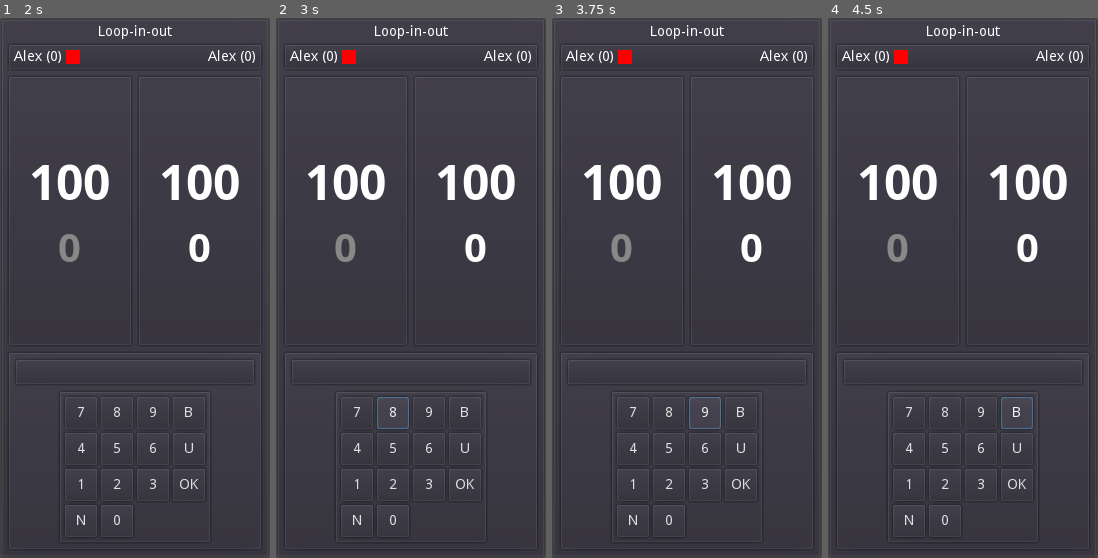
Above: before the commit, frames 1-4 (left to right).
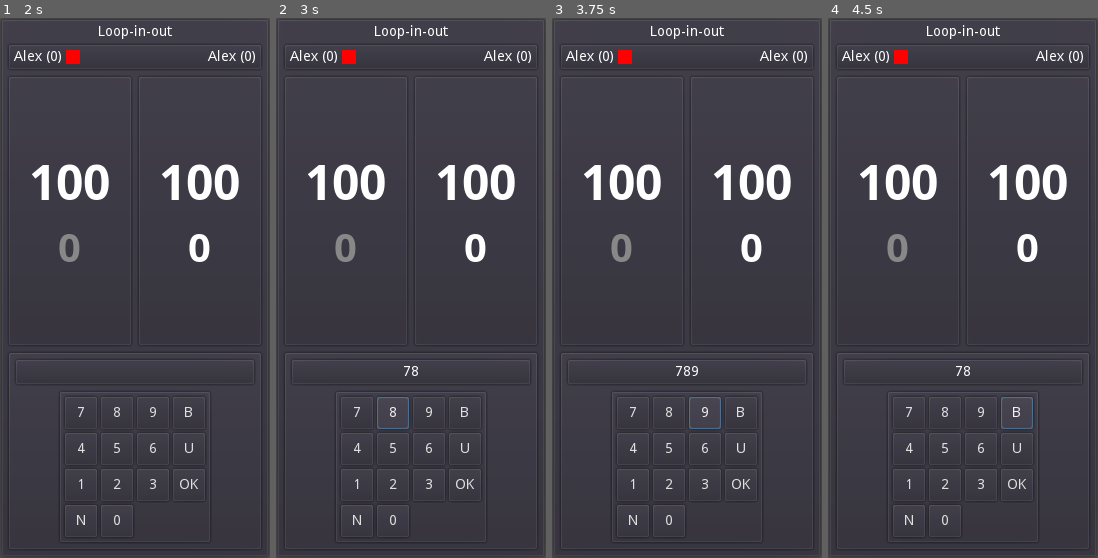
Above: after the commit, the same moments.

Repository: Kiel97/ideal-fortnight
Game: Godot game, scene res://Main.tscn
The game is run twice, just before and just after one commit, with the same random seed, the same clock (stepped at 60 frames per second) and the same inputs.
Inputs (mouse positions are in pixels of both pictures, inside the frame that each line leads up to):
- Up to frame 1 (2 s): click (164, 147) at 0.52 s; type "Alex" at 0.6 s; click (164, 185) at 0.75 s; type "Alex" at 0.83 s; click "Start" at 1.25 s
- Up to frame 2 (3 s): click "7" at 2 s; click "8" at 2.75 s
- Up to frame 3 (3.75 s): click "9" at 3.5 s
- Up to frame 4 (4.5 s): click "B" at 4.25 s

Frame 1 is identical in both runs. In frame 2, less than 0.1% of the frame differs, in the area x 47-53%, y 64-67%; in frame 3, less than 0.1%, in the area x 45-55%, y 64-67%; in frame 4, less than 0.1%.

Commit message:
Keyboard logic

Diff:
--- a/LoopInOut/Game.tscn
+++ b/LoopInOut/Game.tscn
@@ -1,8 +1,9 @@
-[gd_scene load_steps=4 format=2]
+[gd_scene load_steps=5 format=2]
 
 [ext_resource path="res://Game.gd" type="Script" id=1]
 [ext_resource path="res://remaining_font.tres" type="DynamicFont" id=2]
 [ext_resource path="res://target_font.tres" type="DynamicFont" id=3]
+[ext_resource path="res://TargetPanel.gd" type="Script" id=4]
 
 [node name="Game" type="Control"]
 anchor_right = 1.0
@@ -136,6 +137,7 @@
 margin_top = 326.0
 margin_right = 256.0
 margin_bottom = 526.0
+script = ExtResource( 4 )
 
 [node name="VBoxContainer" type="VBoxContainer" parent="PanelContainer/VBoxContainer/TargetPanel"]
 margin_left = 7.0
@@ -156,7 +158,6 @@
 align = 1
 
 [node name="Keypad" type="PanelContainer" parent="PanelContainer/VBoxContainer/TargetPanel/VBoxContainer"]
-editor/display_folded = true
 margin_left = 44.0
 margin_top = 32.0
 margin_right = 198.0
@@ -329,3 +330,17 @@
 margin_bottom = 132.0
 rect_min_size = Vector2( 64, 64 )
 text = "3"
+[connection signal="pressed" from="PanelContainer/VBoxContainer/TargetPanel/VBoxContainer/Keypad/GridContainer/SevenButton" to="PanelContainer/VBoxContainer/TargetPanel" method="_on_SevenButton_pressed"]
+[connection signal="pressed" from="PanelContainer/VBoxContainer/TargetPanel/VBoxContainer/Keypad/GridContainer/EightButton" to="PanelContainer/VBoxContainer/TargetPanel" method="_on_EightButton_pressed"]
+[connection signal="pressed" from="PanelContainer/VBoxContainer/TargetPanel/VBoxContainer/Keypad/GridContainer/NineButton" to="PanelContainer/VBoxContainer/TargetPanel" method="_on_NineButton_pressed"]
+[connection signal="pressed" from="PanelContainer/VBoxContainer/TargetPanel/VBoxContainer/Keypad/GridContainer/BackspaceButton" to="PanelContainer/VBoxContainer/TargetPanel" method="_on_BackspaceButton_pressed"]
+[connection signal="pressed" from="PanelContainer/VBoxContainer/TargetPanel/VBoxContainer/Keypad/GridContainer/FourButton" to="PanelContainer/VBoxContainer/TargetPanel" method="_on_FourButton_pressed"]
+[connection signal="pressed" from="PanelContainer/VBoxContainer/TargetPanel/VBoxContainer/Keypad/GridContainer/FiveButton" to="PanelContainer/VBoxContainer/TargetPanel" method="_on_FiveButton_pressed"]
+[connection signal="pressed" from="PanelContainer/VBoxContainer/TargetPanel/VBoxContainer/Keypad/GridContainer/SixButton" to="PanelContainer/VBoxContainer/TargetPanel" method="_on_SixButton_pressed"]
+[connection signal="pressed" from="PanelContainer/VBoxContainer/TargetPanel/VBoxContainer/Keypad/GridContainer/UndoButton" to="PanelContainer/VBoxContainer/TargetPanel" method="_on_UndoButton_pressed"]
+[connection signal="pressed" from="PanelContainer/VBoxContainer/TargetPanel/VBoxContainer/Keypad/GridContainer/OneButton" to="PanelContainer/VBoxContainer/TargetPanel" method="_on_OneButton_pressed"]
+[connection signal="pressed" from="PanelContainer/VBoxContainer/TargetPanel/VBoxContainer/Keypad/GridContainer/TwoButton" to="PanelContainer/VBoxContainer/TargetPanel" method="_on_TwoButton_pressed"]
+[connection signal="pressed" from="PanelContainer/VBoxContainer/TargetPanel/VBoxContainer/Keypad/GridContainer/ThreeButton" to="PanelContainer/VBoxContainer/TargetPanel" method="_on_ThreeButton_pressed"]
+[connection signal="pressed" from="PanelContainer/VBoxContainer/TargetPanel/VBoxContainer/Keypad/GridContainer/OKButton" to="PanelContainer/VBoxContainer/TargetPanel" method="_on_OKButton_pressed"]
+[connection signal="pressed" from="PanelContainer/VBoxContainer/TargetPanel/VBoxContainer/Keypad/GridContainer/NoScoreButton" to="PanelContainer/VBoxContainer/TargetPanel" method="_on_NoScoreButton_pressed"]
+[connection signal="pressed" from="PanelContainer/VBoxContainer/TargetPanel/VBoxContainer/Keypad/GridContainer/ZeroButton" to="PanelContainer/VBoxContainer/TargetPanel" method="_on_ZeroButton_pressed"]
--- /dev/null
+++ b/LoopInOut/TargetPanel.gd
@@ -0,0 +1,70 @@
+extends PanelContainer
+
+signal entered_value(value)
+
+onready var target_value : Label = $VBoxContainer/PanelContainer/InsertedValueLabel
+
+var keyboard_value : String = ""
+
+func insert_digit(digit : String) -> void:
+	if keyboard_value == "0":
+		keyboard_value = digit
+	elif keyboard_value.length() < 3:
+		keyboard_value += digit
+	update_label()
+
+func clear_label() -> void:
+	keyboard_value = ""
+	update_label()
+
+func update_label() -> void:
+	target_value.text = keyboard_value
+
+func _on_OneButton_pressed() -> void:
+	insert_digit("1")
+
+func _on_TwoButton_pressed() -> void:
+	insert_digit("2")
+
+func _on_ThreeButton_pressed() -> void:
+	insert_digit("3")
+
+func _on_FourButton_pressed() -> void:
+	insert_digit("4")
+
+func _on_FiveButton_pressed() -> void:
+	insert_digit("5")
+
+func _on_SixButton_pressed() -> void:
+	insert_digit("6")
+
+func _on_SevenButton_pressed() -> void:
+	insert_digit("7")
+
+func _on_EightButton_pressed() -> void:
+	insert_digit("8")
+
+func _on_NineButton_pressed() -> void:
+	insert_digit("9")
+
+func _on_ZeroButton_pressed() -> void:
+	if keyboard_value != "0":
+		insert_digit("0")
+
+func _on_BackspaceButton_pressed() -> void:
+	keyboard_value = keyboard_value.substr(0, keyboard_value.length() - 1)
+	update_label()
+
+func _on_UndoButton_pressed() -> void:
+	print("Sorry, not implemented yet!")
+
+func _on_OKButton_pressed() -> void:
+	if keyboard_value.empty():
+		emit_signal("entered_value", 0)
+	else:
+		if int(keyboard_value) <= 170:
+			emit_signal("entered_value", int(keyboard_value))
+	clear_label()
+
+func _on_NoScoreButton_pressed() -> void:
+	emit_signal("entered_value", 0)
